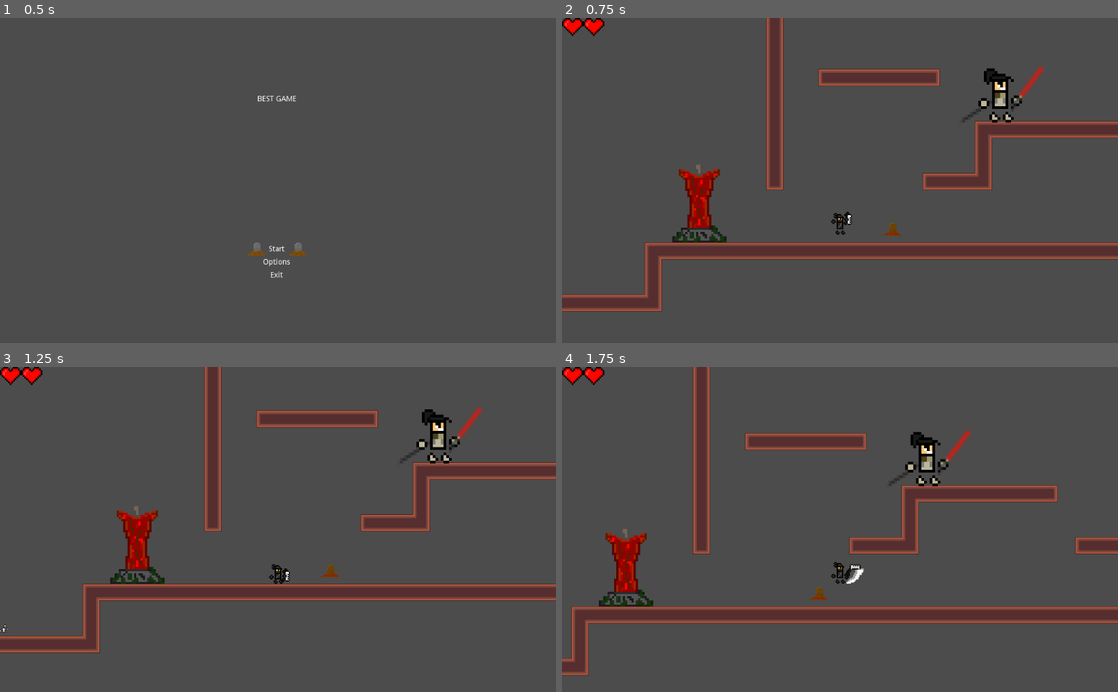
Above: before the commit, frames 1-4 (two rows, left to right).
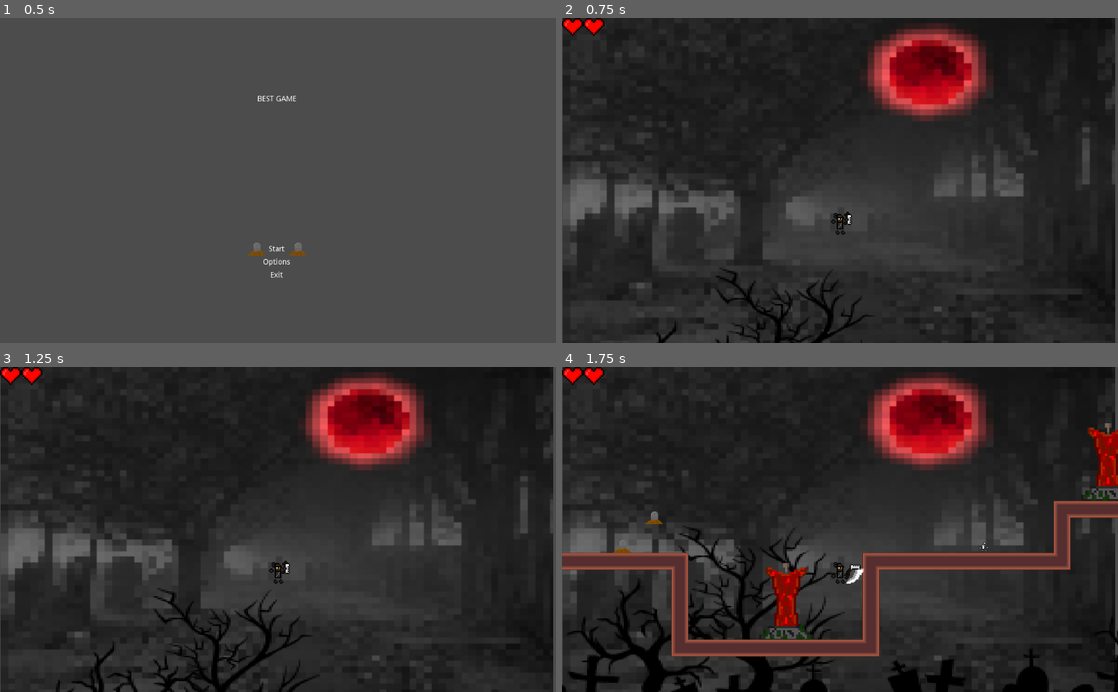
Above: after the commit, the same moments.

Repository: JoelRodri/GodotProject
Game: Godot game, scene res://scenes/Menu.tscn
Same seed, same stepped clock (60 frames per second), same inputs: the game is played once before the commit and once after it.
Inputs (mouse positions are in pixels of both pictures, inside the frame that each line leads up to):
- Up to frame 1 (0.5 s): no input
- Up to frame 2 (0.75 s): click "Start" at 0.5 s
- Up to frame 3 (1.25 s): no input
- Up to frame 4 (1.75 s): move the mouse to (962, 513) at 1.27 s; hold D (player_right) from 1.28 s (still down); click (962, 513) at 1.35 s; tap W (player_jump) at 1.52 s

Frame 1 is identical in both runs. In frame 2, 85% of the frame differs, in the area x 0-100%, y 0-100%; in frame 3, 86%; in frame 4, 89%.

Commit message:
Alan | Background

Diff:
--- a/ProyectoGODOT/project.godot
+++ b/ProyectoGODOT/project.godot
@@ -10,7 +10,6 @@
 
 _global_script_classes=[  ]
 _global_script_class_icons={
-
 }
 
 [application]
@@ -28,21 +27,21 @@
 
 player_right={
 "deadzone": 0.5,
-"events": [ Object(InputEventKey,"resource_local_to_scene":false,"resource_name":"","device":0,"alt":false,"shift":false,"control":false,"meta":false,"command":false,"pressed":false,"scancode":68,"unicode":0,"echo":false,"script":null)
-, Object(InputEventKey,"resource_local_to_scene":false,"resource_name":"","device":0,"alt":false,"shift":false,"control":false,"meta":false,"command":false,"pressed":false,"scancode":16777233,"unicode":0,"echo":false,"script":null)
+"events": [ Object(InputEventKey,"resource_local_to_scene":false,"resource_name":"","device":0,"alt":false,"shift":false,"control":false,"meta":false,"command":false,"pressed":false,"scancode":68,"physical_scancode":0,"unicode":0,"echo":false,"script":null)
+, Object(InputEventKey,"resource_local_to_scene":false,"resource_name":"","device":0,"alt":false,"shift":false,"control":false,"meta":false,"command":false,"pressed":false,"scancode":16777233,"physical_scancode":0,"unicode":0,"echo":false,"script":null)
  ]
 }
 player_left={
 "deadzone": 0.5,
-"events": [ Object(InputEventKey,"resource_local_to_scene":false,"resource_name":"","device":0,"alt":false,"shift":false,"control":false,"meta":false,"command":false,"pressed":false,"scancode":16777231,"unicode":0,"echo":false,"script":null)
-, Object(InputEventKey,"resource_local_to_scene":false,"resource_name":"","device":0,"alt":false,"shift":false,"control":false,"meta":false,"command":false,"pressed":false,"scancode":65,"unicode":0,"echo":false,"script":null)
+"events": [ Object(InputEventKey,"resource_local_to_scene":false,"resource_name":"","device":0,"alt":false,"shift":false,"control":false,"meta":false,"command":false,"pressed":false,"scancode":16777231,"physical_scancode":0,"unicode":0,"echo":false,"script":null)
+, Object(InputEventKey,"resource_local_to_scene":false,"resource_name":"","device":0,"alt":false,"shift":false,"control":false,"meta":false,"command":false,"pressed":false,"scancode":65,"physical_scancode":0,"unicode":0,"echo":false,"script":null)
  ]
 }
 player_jump={
 "deadzone": 0.5,
-"events": [ Object(InputEventKey,"resource_local_to_scene":false,"resource_name":"","device":0,"alt":false,"shift":false,"control":false,"meta":false,"command":false,"pressed":false,"scancode":87,"unicode":0,"echo":false,"script":null)
-, Object(InputEventKey,"resource_local_to_scene":false,"resource_name":"","device":0,"alt":false,"shift":false,"control":false,"meta":false,"command":false,"pressed":false,"scancode":32,"unicode":0,"echo":false,"script":null)
-, Object(InputEventKey,"resource_local_to_scene":false,"resource_name":"","device":0,"alt":false,"shift":false,"control":false,"meta":false,"command":false,"pressed":false,"scancode":16777232,"unicode":0,"echo":false,"script":null)
+"events": [ Object(InputEventKey,"resource_local_to_scene":false,"resource_name":"","device":0,"alt":false,"shift":false,"control":false,"meta":false,"command":false,"pressed":false,"scancode":87,"physical_scancode":0,"unicode":0,"echo":false,"script":null)
+, Object(InputEventKey,"resource_local_to_scene":false,"resource_name":"","device":0,"alt":false,"shift":false,"control":false,"meta":false,"command":false,"pressed":false,"scancode":32,"physical_scancode":0,"unicode":0,"echo":false,"script":null)
+, Object(InputEventKey,"resource_local_to_scene":false,"resource_name":"","device":0,"alt":false,"shift":false,"control":false,"meta":false,"command":false,"pressed":false,"scancode":16777232,"physical_scancode":0,"unicode":0,"echo":false,"script":null)
  ]
 }
 player_atack={
@@ -52,7 +51,7 @@
 }
 player_usage={
 "deadzone": 0.5,
-"events": [ Object(InputEventKey,"resource_local_to_scene":false,"resource_name":"","device":0,"alt":false,"shift":false,"control":false,"meta":false,"command":false,"pressed":false,"scancode":69,"unicode":0,"echo":false,"script":null)
+"events": [ Object(InputEventKey,"resource_local_to_scene":false,"resource_name":"","device":0,"alt":false,"shift":false,"control":false,"meta":false,"command":false,"pressed":false,"scancode":69,"physical_scancode":0,"unicode":0,"echo":false,"script":null)
  ]
 }
 
--- a/ProyectoGODOT/scenes/Menu.tscn
+++ b/ProyectoGODOT/scenes/Menu.tscn
@@ -60,8 +60,9 @@
 focus_neighbour_bottom = NodePath("../Start")
 text = "Exit"
 arrow_margin_from_center = 35
+
+[connection signal="pressed" from="VBoxContainer/VBoxContainer/Start" to="." method="_on_Start_pressed"]
 [connection signal="pressed" from="VBoxContainer/VBoxContainer/Start" to="." method="_on_TextureButton_pressed"]
-[connection signal="pressed" from="VBoxContainer/VBoxContainer/Start" to="." method="_on_Start_pressed"]
 [connection signal="pressed" from="VBoxContainer/VBoxContainer/Options" to="." method="_on_TextureButton2_pressed"]
 [connection signal="pressed" from="VBoxContainer/VBoxContainer/Options" to="." method="_on_Options_pressed"]
 [connection signal="pressed" from="VBoxContainer/VBoxContainer/Exit" to="." method="_on_Exit_pressed"]
--- a/ProyectoGODOT/scenes/World.tscn
+++ b/ProyectoGODOT/scenes/World.tscn
@@ -15,6 +15,8 @@
 [ext_resource path="res://scenes/Boss.tscn" type="PackedScene" id=13]
 [ext_resource path="res://scenes/World2.tscn" type="PackedScene" id=14]
 [ext_resource path="res://scenes/Door.tscn" type="PackedScene" id=15]
+[ext_resource path="res://assets/images/BackgroundGraveyard.png" type="Texture" id=16]
+[ext_resource path="res://assets/images/ExperimentPixel.png" type="Texture" id=17]
 
 [node name="World" type="Node2D"]
 script = ExtResource( 4 )
@@ -40,7 +42,7 @@
 scale = Vector2( 5, 5 )
 
 [node name="Player" parent="." instance=ExtResource( 1 )]
-position = Vector2( 1095.96, -61.3699 )
+position = Vector2( 208, -569 )
 scale = Vector2( 2, 2 )
 collision_layer = 25
 
@@ -79,3 +81,22 @@
 __meta__ = {
 "_edit_use_anchors_": false
 }
+
+[node name="ParallaxBackground2" type="ParallaxBackground" parent="."]
+
+[node name="Sprite" type="Sprite" parent="ParallaxBackground2"]
+position = Vector2( 510, 301.75 )
+scale = Vector2( 2.036, 1.57532 )
+texture = ExtResource( 17 )
+
+[node name="ParallaxBackground" type="ParallaxBackground" parent="."]
+scroll_base_scale = Vector2( 2, 1 )
+
+[node name="ParallaxLayer" type="ParallaxLayer" parent="ParallaxBackground"]
+motion_scale = Vector2( 0.25, 0.25 )
+motion_mirroring = Vector2( 972, 0 )
+
+[node name="Sprite" type="Sprite" parent="ParallaxBackground/ParallaxLayer"]
+position = Vector2( 514, 300 )
+scale = Vector2( 3.57343, 2.90385 )
+texture = ExtResource( 16 )
Binary file added: ProyectoGODOT/assets/images/BackgroundGraveyard.png
Not shown, added: ProyectoGODOT/assets/images/BackgroundGraveyard.png.import
Binary file added: ProyectoGODOT/assets/images/ExperimentPixel.png
Not shown, added: ProyectoGODOT/assets/images/ExperimentPixel.png.import
Not shown: 1 places in ProyectoGODOT/scenes/World.tscn that only renumber resources
